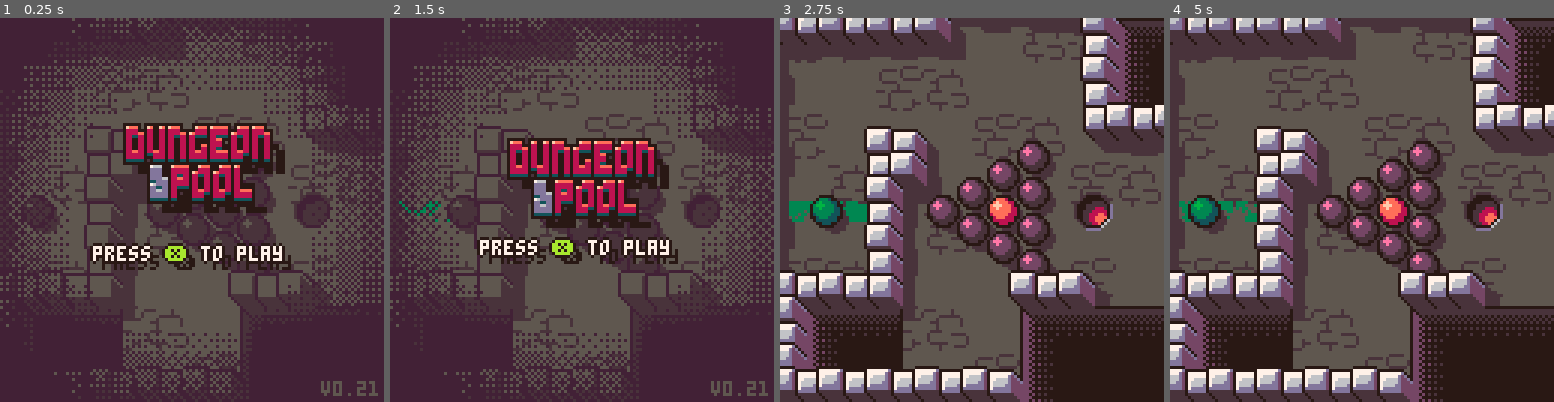
Above: before the commit, frames 1-4 (left to right).
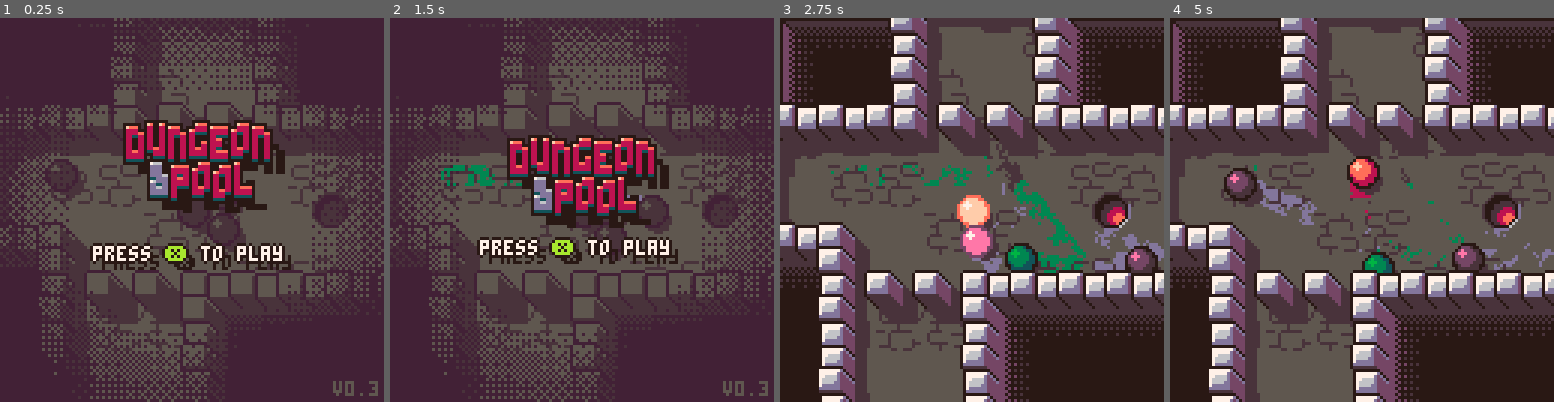
Above: after the commit, the same moments.

Repository: seimon/balls
Game: PICO-8 cartridge balls.p8
Same seed, same stepped clock (60 frames per second), same inputs: the game is played once before the commit and once after it.
Inputs:
- Up to frame 1 (0.25 s): no input
- Up to frame 2 (1.5 s): tap X (X key) at 0.33, 1.07 s; tap O (Z key) at 0.7 s
- Up to frame 3 (2.75 s): hold Right 1.6-2.1 s; tap O (Z key) at 1.7, 2.1, 2.5 s; tap X (X key) at 1.85 s; hold Up 2.15-2.42 s; hold Right from 2.47 s (still down)
- Up to frame 4 (5 s): tap O (Z key) every 0.4 s from 2.9 to 4.9 s; tap X (X key) at 2.97, 4.08 s; release Right at 3.03 s; hold Left 3.08-3.58 s; hold Down 3.63-3.97 s; hold Right 4.02-4.68 s; hold Up from 4.73 s (still down)

The runs differ from the first frame. In frame 1, 20% of the frame differs, in the area x 0-100%, y 0-100%; in frame 2, 21%; in frame 3, 56%; in frame 4, 55%.

Commit message:
v0.3
- 간단한 게임 순환구조 완성(클리어, 게임오버)
- 로고 살짝 더 꾸미기
- 룸 1~5까지 진행 가능(5 다음에는 다시 1)
- 조작감 개선

Diff:
--- a/balls.lua
+++ b/balls.lua
@@ -1,9 +1,16 @@
 
-ver=0.21 -- 2022-03-10
+ver=0.3 -- 2022-03-11
 --[[
+v0.3
+- 간단한 게임 순환구조 완성(클리어, 게임오버)
+- 로고 살짝 더 꾸미기
+- 룸 1~5까지 진행 가능(5 다음에는 다시 1)
+- 조작감 개선
+
 v0.21
 - 비네팅 전환 과정 더 부드럽게 + 동적인 느낌 추가
 - 타이틀 화면 전환 연출 살짝
+- ROOM CLEAR 화면 간단히 만드는 중
 
 v0.20
 - 비네팅 연출 보강(전환 과정 부드럽게)
@@ -306,7 +313,7 @@
 	local dx=cos(angle)
 	local dy=sin(angle)
 	local dot1,dot2=0,4
-	local len0=t()%0.25*4*(dot1+dot2)
+	local len0=t()%0.2*5*(dot1+dot2)
 	local max2=max-len0
 	local x1,y1
 	for i=0,(max2-min)/(dot1+dot2) do
@@ -320,23 +327,6 @@
 	x1,y1=x+dx*(max+2),y+dy*(max+2)
 	circfill(x1+1.5,y1+1.5,2,0)
 	circfill(x1,y1,2,10)
-end
-
--- 정사각형 큐브 그리기
-function draw_cube_7x7(x,y)
-	-- local c1,c2,c3=3,6,11 -- 초록
-	local c1,c2,c3=4,2,7 -- 회색
-	-- local c1,c2,c3=5,13,12 -- 보라
-	-- c1,c2,c3=8,14,15 -- 주황
-
-	local x2,y2=x+6,y+6
-	rectfill(x,y,x2,y2,c2)
-	for i=0,2 do
-		line(x+i,y+i,x2-i,y+i,c3)
-		line(x+i,y2-i,x2-i,y2-i,c1)
-	end
-	line(x2+1,y,x2+1,y2+1,0)
-	line(x,y2+1,x2+1,y2+1,0)
 end
 
 -- 화면 복붙(이동자국 표현용)
@@ -447,19 +437,23 @@
 -- 박스 데이타 4개 좌표 뽑기
 function get_box_coords(b)
 	return b[1],b[2],b[3],b[4]
-	--[[ local x1,y1=b[1]*8,b[2]*8
-	local x2,y2=x1+b[3]*8,y1+b[4]*8
-	return x1,y1,x2,y2 ]]
 end
 
 -- 로고 그리기
-function draw_title(dy)
-
-	-- local x,y=37,40+dy
-	-- local s="\^w\^tdungeon\n \|h&pool"
+function draw_title_test(dy)
+
 	local dx,dy=cos(t()*0.5)*4,sin(t()*0.5)*3+dy
 	local x,y=40+dx,40+dy
-	local s="\^w\^td\-fu\-fn\-fg\-fe\-fo\-fn\n \|h&\-fp\-fo\-fo\-fl" -- 자간 좁힘
+	-- local s="\^w\^td\-fu\-fn\-fg\-fe\-fo\-fn\n \|h&\-fp\-fo\-fo\-fl" -- 자간 좁힘
+	-- local s="\^w\^td\-f\|fu\-f\|fn\-f\|fg\-f\|fe\-f\|fo\-f\|fn\n\n    \|h\|c&\-f\|fp\-f\|fo\-f\|fo\-f\|fl" -- 자간 좁힘
+	local s0="\^w\^t,d\-f,u\-f,n\-f,g\-f,e\-f,o\-f,n\n \|h&\-f,p\-f,o\-f,o\-f,l"
+	s0=split(s0)
+	local s=s0[1]
+	local diff={"e","f","g","h","i"}
+	for i=2,#s0 do
+		s..="\|"..(diff[flr((f/8+i)%5+1)])..s0[i]
+	end
+
 
 	-- 그림자
 	do
@@ -487,17 +481,56 @@
 		print("\^w\^t&",x+8,y+13,4)
 
 		-- highlight
-		-- local p_s="0,-1,8,-1,12,-1,16,-1,24,1,26,-1,32,-1,40,1,42,-1,48,-1,16,12,24,14,26,12,32,14,34,12,40,12"
-		local p_s="0,-1,7,-1,11,-1,14,-1,21,1,23,-1,28,-1,35,1,37,-1,42,-1,15,12,22,14,24,12,29,14,31,12,36,12" -- 자간 좁힘
+		--[[ local p_s="0,-1,7,-1,11,-1,14,-1,21,1,23,-1,28,-1,35,1,37,-1,42,-1,15,12,22,14,24,12,29,14,31,12,36,12" -- 자간 좁힘
 		local p=split(p_s)
 		for i=1,#p,2 do
 			pset(x+p[i],y+p[i+1],15)
 		end
 		pset(x+8,y+12,7)
-		pset(x+8,y+18,7)
-	end
-end
-
+		pset(x+8,y+18,7) ]]
+	end
+end
+function draw_title(dy)
+
+	local dx,dy=cos(t()*0.5)*4,sin(t()*0.5)*3+dy
+	local x,y=40+dx,40+dy
+	local s="\^w\^td\-f\|fu\-f\|hn\-f\|fg\-f\|he\-f\|fo\-f\|hn\n \|h\|f&\-f\|hp\-f\|fo\-f\|ho\-f\|fl" -- 자간 좁힘
+
+	-- 그림자
+	do
+		local d=5
+		print(s,x+d-1,y+d,0)
+		print(s,x+d,y+d,0)
+	end
+
+	-- 글자
+	do
+		-- 외곽선
+		print(s,x+1,y,0)
+		print(s,x-1,y-2,0)
+		print(s,x+1,y-2,0)
+		print(s,x-1,y+2,0)
+		print(s,x+1,y+2,0)
+
+		-- 글자 본체
+		print(s,x,y+1,3)
+		print(s,x,y-1,14)
+		print(s,x,y,8)
+
+		-- &
+		print("\^w\^t&",x+8,y+11,2)
+		print("\^w\^t&",x+8,y+12,4)
+
+		-- highlight
+		local p_s="0,-1,7,-2,11,-2,14,-1,21,0,23,-2,28,-1,35,0,37,-2,42,-1,15,12,22,13,24,11,29,14,31,12,36,11"
+		local p=split(p_s)
+		for i=1,#p,2 do
+			pset(x+p[i],y+p[i+1],15)
+		end
+		pset(x+8,y+11,7)
+		pset(x+8,y+17,7)
+	end
+end
 -- 글자 + 외곽선 + 그림자
 function printos(s,x,y,c,c_out,c_shadow)
 	print(s,x+3,y+3,c_shadow)
@@ -517,6 +550,39 @@
 fill_steps={0xffff.8,0xfffd.8,0xf7fd.8,0xf7f5.8,0xf5f5.8,0xf5e5.8,0xb5e5.8,0xb5a5.8,0xa5a5.8,0xa5a4.8,0xa1a4.8,0xa1a0.8,0xa0a0.8,0xa020.8,0x8020.8,0x8000.8,0x0000.8}
 function fillp_step(s) fillp(fill_steps[min(17,max(1,s+1))]) end
 
+-- 게임 상태 변경(title,play,gamever,clear)
+-- todo: 간소화하자
+function set_gamestate(to)
+	if to=="title" then
+		gg.is_title=true
+		gg.is_playing=false
+		gg.is_gameover=false
+		gg.is_clear=false
+		gg.use_dim=true
+		gg.dim_pow=max(1,gg.dim_pow)
+	elseif to=="gameover" then
+		gg.is_title=false
+		gg.is_playing=false
+		gg.is_gameover=true
+		gg.is_clear=false
+		gg.use_dim=true
+		gg.dim_pow=max(1,gg.dim_pow)
+	elseif to=="clear" then
+		gg.is_title=false
+		gg.is_playing=false
+		gg.is_gameover=false
+		gg.is_clear=true
+		gg.use_dim=true
+		gg.dim_pow=max(1,gg.dim_pow)
+	elseif to=="play" then
+		gg.is_title=false
+		gg.is_playing=true
+		gg.is_gameover=false
+		gg.is_clear=false
+		gg.use_dim=false
+	end
+end
+
 -- 기타 (끝)
 -------------------------------------------------------------------------------
 
@@ -531,22 +597,33 @@
 
 function gg_reset()
 	gg={
+		-- 게임 상태
 		is_title=true,
 		is_playing=false,
+		is_gameover=false,
+		is_clear=false,
+
+		-- 진행 룸
+		room_no=1,
+		room_no_max=5,
+
+		-- 플레이어 공
+		player_ball=nil,
+
+		-- 딤처리
 		use_dim=true,
 		dim_pow=16, -- 1~16
-		player_ball=nil,
 	}
 end
 gg_reset()
 
-function _init()
-	-- 팔레트는 보너스 색상과 섞어서 사용
-	-- https://www.lexaloffle.com/bbs/?pid=68190#p
-	pal({[0]=128,130,6,131,13,133,3,7,136,5,138,139,14,141,142,15},1)
-
-	cls(c_bg)
-	copyprevframe()
+-- 룸 셋팅
+-- todo: 세팅 간소화
+function set_room(n)
+	holes={}
+	balls={}
+	abysses={}
+	boxes={}
 
 	-- 구슬 색상 세트
 	local colors={}
@@ -554,42 +631,153 @@
 	colors[2]={8,14,15,8} -- 주황색
 	colors[3]={5,13,12,4} -- 포도색
 
-	-- 홀 추가
-	holes={}
-	add(holes,{x=104,y=64,r=5})
-
-	-- 구슬 여럿 추가
-	balls={}
-	gg.player_ball={x=12,y=64,r=5,sx=0,sy=0,hit_c=0,c=colors[1],is_player=true,wait_action=true}
-	add(balls,gg.player_ball) -- 초록 구슬
-	add(balls,{x=54,y=64,r=5,sx=0,sy=0,hit_c=0,c=colors[3]})
-	add(balls,{x=64,y=64-6,r=5,sx=0,sy=0,hit_c=0,c=colors[3]})
-	add(balls,{x=64,y=64+6,r=5,sx=0,sy=0,hit_c=0,c=colors[3]})
-	add(balls,{x=74,y=64-12,r=5,sx=0,sy=0,hit_c=0,c=colors[3]})
-	add(balls,{x=74,y=64,r=5,sx=0,sy=0,hit_c=0,c=colors[2]}) -- 주황 구슬
-	add(balls,{x=74,y=64+12,r=5,sx=0,sy=0,hit_c=0,c=colors[3]})
-	add(balls,{x=84,y=64-18,r=5,sx=0,sy=0,hit_c=0,c=colors[3]})
-	add(balls,{x=84,y=64-6,r=5,sx=0,sy=0,hit_c=0,c=colors[3]})
-	add(balls,{x=84,y=64+6,r=5,sx=0,sy=0,hit_c=0,c=colors[3]})
-	add(balls,{x=84,y=64+18,r=5,sx=0,sy=0,hit_c=0,c=colors[3]})
-
-	-- 심연 추가
-	abysses={}
-	add(abysses,{14,0,2,4})
-	add(abysses,{1,12,4,3})
-	add(abysses,{10,12,7,4})
-
-	-- 박스(벽) 추가
-	boxes={}
-	add(boxes,{0,0,7,1})
-	add(boxes,{13,0,1,5})
-	add(boxes,{14,4,3,1})
-	add(boxes,{0,11,4,1})
-	add(boxes,{4,5,2,2})
-	add(boxes,{4,7,1,5})
-	add(boxes,{10,11,3,1})
-	add(boxes,{0,12,1,3})
-	add(boxes,{0,15,10,1})
+	if n==1 then
+		-- 홀 추가
+		add(holes,{x=110,y=64,r=5})
+
+		-- 구슬 여럿 추가
+		-- gg.player_ball={x=20,y=64,r=5,sx=0,sy=0,hit_c=0,c=colors[1],is_player=true,wait_action=true}
+		gg.player_ball={x=20,y=52,r=5,sx=0,sy=0,hit_c=0,c=colors[1],is_player=true,wait_action=true}
+		add(balls,gg.player_ball) -- 초록 구슬
+		add(balls,{x=64,y=64,r=5,sx=0,sy=0,hit_c=0,c=colors[2],is_boss=true}) -- 주황 구슬
+		add(balls,{x=74,y=64-6,r=5,sx=0,sy=0,hit_c=0,c=colors[3]})
+		add(balls,{x=74,y=64+6,r=5,sx=0,sy=0,hit_c=0,c=colors[3]})
+
+		-- 심연 추가
+		add(abysses,{0,0,5,4})
+		add(abysses,{12,0,5,4})
+		add(abysses,{-2,10,4,6})
+		add(abysses,{9,12,8,4})
+
+		-- 박스(벽) 추가
+		add(boxes,{5,0,1,4})
+		add(boxes,{11,0,1,4})
+		add(boxes,{0,4,6,1})
+		add(boxes,{7,4,1,1})
+		add(boxes,{9,4,1,1})
+		add(boxes,{11,4,6,1})
+		add(boxes,{0,9,3,1})
+		add(boxes,{4,11,1,1})
+		add(boxes,{6,11,1,1})
+		add(boxes,{2,10,1,7})
+		add(boxes,{8,11,9,1})
+		add(boxes,{8,12,1,5})
+
+	elseif n==2 then
+		-- 홀 추가
+		add(holes,{x=114,y=48,r=5})
+
+		-- 구슬 여럿 추가
+		gg.player_ball={x=24,y=100,r=5,sx=0,sy=0,hit_c=0,c=colors[1],is_player=true,wait_action=true}
+		add(balls,gg.player_ball) -- 초록 구슬
+		add(balls,{x=74+12,y=64,r=5,sx=0,sy=0,hit_c=0,c=colors[2],is_boss=true}) -- 주황 구슬
+		add(balls,{x=74-0,y=64,r=5,sx=0,sy=0,hit_c=0,c=colors[3]})
+		add(balls,{x=74-12,y=64,r=5,sx=0,sy=0,hit_c=0,c=colors[3]})
+		add(balls,{x=74-24,y=64,r=5,sx=0,sy=0,hit_c=0,c=colors[3]})
+
+		-- 심연 추가
+		add(abysses,{1,-2,6,7})
+		add(abysses,{8,0,8,3})
+		add(abysses,{7,12,9,4})
+
+		-- 박스(벽) 추가
+		add(boxes,{0,0,1,6})
+		add(boxes,{1,5,6,1})
+		add(boxes,{7,0,1,6})
+		add(boxes,{8,3,9,1})
+		add(boxes,{8,4,2,2})
+		add(boxes,{0,15,6,2})
+		add(boxes,{6,11,1,6})
+		add(boxes,{7,11,11,1})
+
+	elseif n==3 then
+		-- 홀 추가
+		add(holes,{x=76,y=36,r=5})
+
+		-- 구슬 여럿 추가
+		gg.player_ball={x=80,y=64,r=5,sx=0,sy=0,hit_c=0,c=colors[1],is_player=true,wait_action=true}
+		add(balls,gg.player_ball) -- 초록 구슬
+		add(balls,{x=52,y=76,r=5,sx=0,sy=0,hit_c=0,c=colors[2],is_boss=true}) -- 주황 구슬
+		add(balls,{x=52,y=64,r=5,sx=0,sy=0,hit_c=0,c=colors[3]})
+		add(balls,{x=40,y=64,r=5,sx=0,sy=0,hit_c=0,c=colors[3]})
+		add(balls,{x=40,y=76,r=5,sx=0,sy=0,hit_c=0,c=colors[3]})
+
+		-- 심연 추가
+		add(abysses,{0,0,7,6})
+		add(abysses,{-2,9,5,7})
+		add(abysses,{11,12,6,5})
+
+		-- 박스(벽) 추가
+		add(boxes,{0,6,7,1})
+		add(boxes,{7,0,1,7})
+		add(boxes,{8,6,4,1})
+		add(boxes,{10,11,7,1})
+		add(boxes,{10,12,1,5})
+		add(boxes,{0,7,3,2})
+		add(boxes,{3,7,1,10})
+
+	elseif n==4 then
+		-- 홀 추가
+		add(holes,{x=110,y=64,r=5})
+
+		-- 구슬 여럿 추가
+		gg.player_ball={x=12,y=64,r=5,sx=0,sy=0,hit_c=0,c=colors[1],is_player=true,wait_action=true}
+		add(balls,gg.player_ball) -- 초록 구슬
+		add(balls,{x=54,y=64,r=5,sx=0,sy=0,hit_c=0,c=colors[3]})
+		add(balls,{x=64,y=64-6,r=5,sx=0,sy=0,hit_c=0,c=colors[3]})
+		add(balls,{x=64,y=64+6,r=5,sx=0,sy=0,hit_c=0,c=colors[3]})
+		add(balls,{x=74,y=64-12,r=5,sx=0,sy=0,hit_c=0,c=colors[3]})
+		add(balls,{x=74,y=64,r=5,sx=0,sy=0,hit_c=0,c=colors[2],is_boss=true}) -- 주황 구슬
+		add(balls,{x=74,y=64+12,r=5,sx=0,sy=0,hit_c=0,c=colors[3]})
+		add(balls,{x=84,y=64-18,r=5,sx=0,sy=0,hit_c=0,c=colors[3]})
+		add(balls,{x=84,y=64-6,r=5,sx=0,sy=0,hit_c=0,c=colors[3]})
+		add(balls,{x=84,y=64+6,r=5,sx=0,sy=0,hit_c=0,c=colors[3]})
+		add(balls,{x=84,y=64+18,r=5,sx=0,sy=0,hit_c=0,c=colors[3]})
+
+		-- 심연 추가
+		add(abysses,{14,0,2,4})
+		add(abysses,{-2,12,7,4})
+		add(abysses,{11,12,6,4})
+
+		-- 박스(벽) 추가
+		add(boxes,{0,0,5,2})
+		add(boxes,{13,0,1,5})
+		add(boxes,{14,4,3,1})
+		add(boxes,{0,11,5,1})
+		add(boxes,{4,5,1,1})
+		add(boxes,{4,7,1,1})
+		add(boxes,{4,9,1,1})
+		add(boxes,{11,11,6,1})
+		add(boxes,{5,15,6,2})
+
+	elseif n==5 then
+		-- 홀 추가
+		add(holes,{x=114,y=54,r=5})
+
+		-- 구슬 여럿 추가
+		gg.player_ball={x=16,y=80,r=5,sx=0,sy=0,hit_c=0,c=colors[1],is_player=true,wait_action=true}
+		add(balls,gg.player_ball) -- 초록 구슬
+		add(balls,{x=16,y=64,r=5,sx=0,sy=0,hit_c=0,c=colors[2],is_boss=true}) -- 주황 구슬
+		add(balls,{x=16,y=96,r=5,sx=0,sy=0,hit_c=0,c=colors[3]})
+		add(balls,{x=16,y=112,r=5,sx=0,sy=0,hit_c=0,c=colors[3]})
+		add(balls,{x=32,y=112,r=5,sx=0,sy=0,hit_c=0,c=colors[3]})
+		add(balls,{x=48,y=112,r=5,sx=0,sy=0,hit_c=0,c=colors[3]})
+
+		-- 심연 추가
+		add(abysses,{5,5,6,6})
+		add(abysses,{12,0,8,4})
+
+		-- 박스(벽) 추가
+		add(boxes,{0,4,1,1})
+		add(boxes,{2,4,1,1})
+		add(boxes,{11,0,1,4})
+		add(boxes,{4,4,13,1})
+		add(boxes,{4,5,1,7})
+		add(boxes,{6,11,1,1})
+		add(boxes,{9,11,1,1})
+		add(boxes,{11,5,1,7})
+
+	end
 
 	-- 심연, 박스는 16x16 타일로 배치하는 걸로 가정하고 좌표를 적었음
 	-- 그 좌표를 실제 좌표로 미리 바꿔둔다(실시간으로 하니까 꽤 무거워서)
@@ -607,13 +795,24 @@
 	end
 end
 
+function _init()
+	-- 팔레트는 보너스 색상과 섞어서 사용
+	-- https://www.lexaloffle.com/bbs/?pid=68190#p
+	pal({[0]=128,130,6,131,13,133,3,7,136,5,138,139,14,141,142,15},1)
+
+	cls(c_bg)
+	copyprevframe()
+	set_room(gg.room_no)
+end
+
+-- todo: 정리해야하는디...
 kick=false
-kick_ready_t=0
 kick_a=0
 kick_a_acc=0
 kick_pow_min=0.4
 kick_pow_max=3.2
 kick_pow=kick_pow_max
+kick_pow_to=kick_pow_max
 
 function _update60()
 	f+=1
@@ -670,13 +869,21 @@
 		for c in all(balls) do
 			if c.is_ssok then
 				c.type,c.eff_timer="ball_ssok",30
-				if(c.is_player) gg.player_ball=nil -- todo: 게임오버 상태 만들어야 한다
+
+				if c.is_boss then set_gamestate("clear") -- 보스 공이 들어가면 클리어
+				elseif c.is_player then gg.player_ball=nil set_gamestate("gameover") end -- 플레이어 공이 들어가면 게임오버
+
 				add(eff,{type="ssok",eff_timer=30,x=holes[1].x,y=holes[1].y,c=c.c[3]}) -- todo: 1번 홀만 처리하는 중
 				add(eff,c) del(balls,c)
 				sfx(3)
+
 			elseif c.is_dive then
 				c.type,c.eff_timer="ball_dive",30
+
+				-- 보스나 플레이어 공이 떨어지면 게임오버
+				if(c.is_boss or c.is_player) set_gamestate("gameover")
 				if(c.is_player) gg.player_ball=nil
+
 				add(eff,c) del(balls,c)
 				sfx(4)
 			end
@@ -689,7 +896,6 @@
 		if btn(4) then
 			if not kick and #balls>0 then
 				kick=true
-				kick_ready_t=0
 				balls[1].sx=cos(kick_a)*kick_pow
 				balls[1].sy=sin(kick_a)*kick_pow
 				gg.player_ball.wait_action=false
@@ -697,36 +903,46 @@
 			end
 		else kick=false end
 
-		-- 화살표 키
-		if btn(0) or btn(1) or btn(2) or btn(3) then
-			kick_ready_t=60
-			-- 좌우 키로 각도
-			if btn(0) then kick_a_acc=min(0.4,kick_a_acc+0.0015)
-			elseif btn(1) then kick_a_acc=max(-0.4,kick_a_acc-0.0015) end
-			-- 상하 키로 파워
-			if btn(2) then kick_pow+=(kick_pow_max-kick_pow)*0.04
-			elseif btn(3) then kick_pow+=(kick_pow_min-kick_pow)*0.04 end
-		else
-			kick_ready_t=max(0,kick_ready_t-1)
-		end
+		-- 좌우 키로 각도(각가속도 사용)
+		if btn(0) then kick_a_acc=min(0.012,kick_a_acc+0.0004)
+		elseif btn(1) then kick_a_acc=max(-0.012,kick_a_acc-0.0004)
+		else kick_a_acc=abs(kick_a_acc)<0.0006 and 0 or kick_a_acc*0.7 end
 		kick_a+=kick_a_acc
-		kick_a_acc=abs(kick_a_acc)<0.0006 and 0 or kick_a_acc*0.80
+
+		-- 상하 키로 파워
+		if btn(2) then kick_pow_to=min(kick_pow_to+0.15,kick_pow_max)
+		elseif btn(3) then kick_pow_to=max(kick_pow_to-0.15,kick_pow_min) end
+		kick_pow+=(kick_pow_to-kick_pow)*0.2
 	end
 
 	-- 타이틀 화면이라면? x키 눌러서 게임 시작
-	-- 게임 중이라면 x키 눌러서 타이틀로...(일시정지는 아님)
+	-- 게임 중이라면 x키 눌러서 타이틀로...
 	if gg.is_title then
+		if gg.dim_pow>=16 and btnp(5) then
+			set_gamestate("play")
+			sfx(8)
+		end
+
+	elseif gg.is_gameover then
+		if gg.dim_pow>=16 and btnp(5) then
+			-- 죽으면 그 방을 처음부터 다시
+			set_room(gg.room_no)
+			set_gamestate("play")
+			sfx(8)
+		end
+
+	elseif gg.is_clear then
+		if gg.dim_pow>=16 and btnp(5) then
+			-- 클리어했으면 계속 다음 룸으로...(막판이면 1로 돌아감)
+			gg.room_no=(gg.room_no<gg.room_no_max) and gg.room_no+1 or 1
+			set_room(gg.room_no)
+			set_gamestate("play")
+			sfx(8)
+		end
+
+	elseif gg.dim_pow<=0 then -- 게임 중에는 x키 눌러서 타이틀로(임시 처리)
 		if btnp(5) then
-			gg.is_title=false
-			gg.is_playing=true
-			gg.use_dim=false
-			sfx(8)
-		end
-	elseif gg.dim_pow<=0 then
-		if btnp(5) then
-			gg.is_title=true
-			gg.is_playing=false
-			gg.use_dim=true
+			set_gamestate("title")
 			gg.dim_pow=max(1,gg.dim_pow)
 			sfx(7)
 		end
@@ -738,7 +954,7 @@
 
 	-- cls(c_bg)
 
-	-- 타이틀 화면에서는 딤 처리
+	-- 딤 처리(화면 단색화)
 	if gg.dim_pow>0 then
 		if gg.use_dim then gg.dim_pow=min(gg.dim_pow+1,16)
 		else gg.dim_pow=max(gg.dim_pow-1,0) end
@@ -861,7 +1077,7 @@
 		local x,y=flr(gg.player_ball.x+0.5),flr(gg.player_ball.y+0.5)
 		local r=6
 		circ(x,y,r,10)
-		draw_dot_line(x,y,kick_a,2,10+kick_pow*13)
+		draw_dot_line(x,y,kick_a,2,12+kick_pow*12)
 	end
 
 	-- 비네팅(cpu 0.09 먹음 / 동적으로 바꾸면 0.11 먹음)
@@ -872,8 +1088,8 @@
 			for j=0,15 do
 				local d=vntt[i*16+j+1]
 				if d>0 then
-					-- fillp_step(flr(d-ratio*16))
-					fillp_step(flr(d+(gg.dim_pow-16)+offset))
+					-- fillp_step(flr(d-ratio*16)) -- 정적인 딤
+					fillp_step(flr(d+(gg.dim_pow-16)+offset)) -- 동적인 딤
 					local x,y=j*8,i*8
 					rectfill(x,y,x+7,y+7,1)
 				end
@@ -885,8 +1101,36 @@
 	-- (딤 처리를 했었다면) 팔레트 복원
 	pal({1,2,3,4,5,6,7,8,9,10,11,12,13,14,15,0},0)
 
-	-- 타이틀 화면이라면?
-	if gg.is_title then
+	-- 게임오버/클리어/타이틀 화면이라면?
+	if gg.is_gameover or gg.is_clear then
+
+		local ratio=((16-gg.dim_pow)/16)^3 -- 1->0
+
+		if gg.is_gameover then
+			local d1,d2=cos(t()*0.6)*2,sin(t()*0.6)*2
+
+			local s="\^i g a m e  o v e r "
+ 			s=sub(s,1,(1-ratio)*#s)
+			local x,y=63-#s*2+5-d1,52-d2+ratio*10
+			printos(s,x,y,8,0,0)
+
+			x,y=26-d2,68+d1-ratio*10
+			printos("press ❎ to restart",x,y,7,0,0)
+			print("❎",x+24,y,10)
+
+		else
+			local d1,d2=cos(t()*0.6)*2,sin(t()*0.6)*2
+			local s="\^i room #"..gg.room_no.." clear! "
+			s=sub(s,1,(1-ratio)*#s)
+			local x,y=63-#s*2+5-d1,52-d2+ratio*10
+			printos(s,x,y,10,0,0)
+
+			x,y=23-d2,68+d1-ratio*10
+			printos("press ❎ to next room",x,y,7,0,0)
+			print("❎",x+24,y,10)
+		end
+
+	elseif gg.is_title then
 
 		local ratio=((16-gg.dim_pow)/16)^3 -- 1->0
 		draw_title(ratio*20)
@@ -899,23 +1143,13 @@
 			print("❎",x+24,y,10)
 		end
 
-		-- ROOM CLEAR
-		if false then
-			local d1,d2,d3=cos(t()*0.6)*2,sin(t()*0.6)*2,cos(t()*0.7)*2
-			local x,y=30-d1,48-d2+ratio*10
-			printos("\^w\^tr\-fo\-fo\-fm \-bc\-fl\-fe\-fa\-fr\-f!",x+d3,y,10,0,0)
-			x,y=24-d2,68+d1-ratio*10
-			printos("press ❎ to next room",x,y,7,0,0)
-			print("❎",x+24,y,10)
-		end
-
 		-- 기타
 		local v="v"..ver
 		print(v,127-#v*4,121,9)
 	end
 
 	-- 디버그용
-	-- print_log() -- debug: log
+	print_log() -- debug: log
 	-- draw_color_table()
 	-- if(hit_count>0) stop() -- debug: 일단 멈춰보자...
 end
Not shown, changed: index.js
